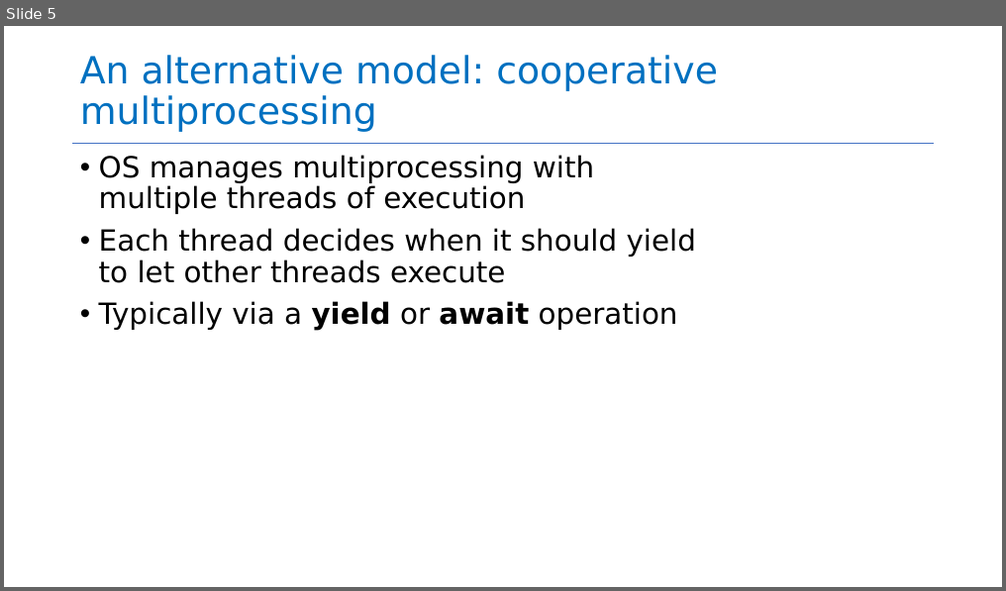
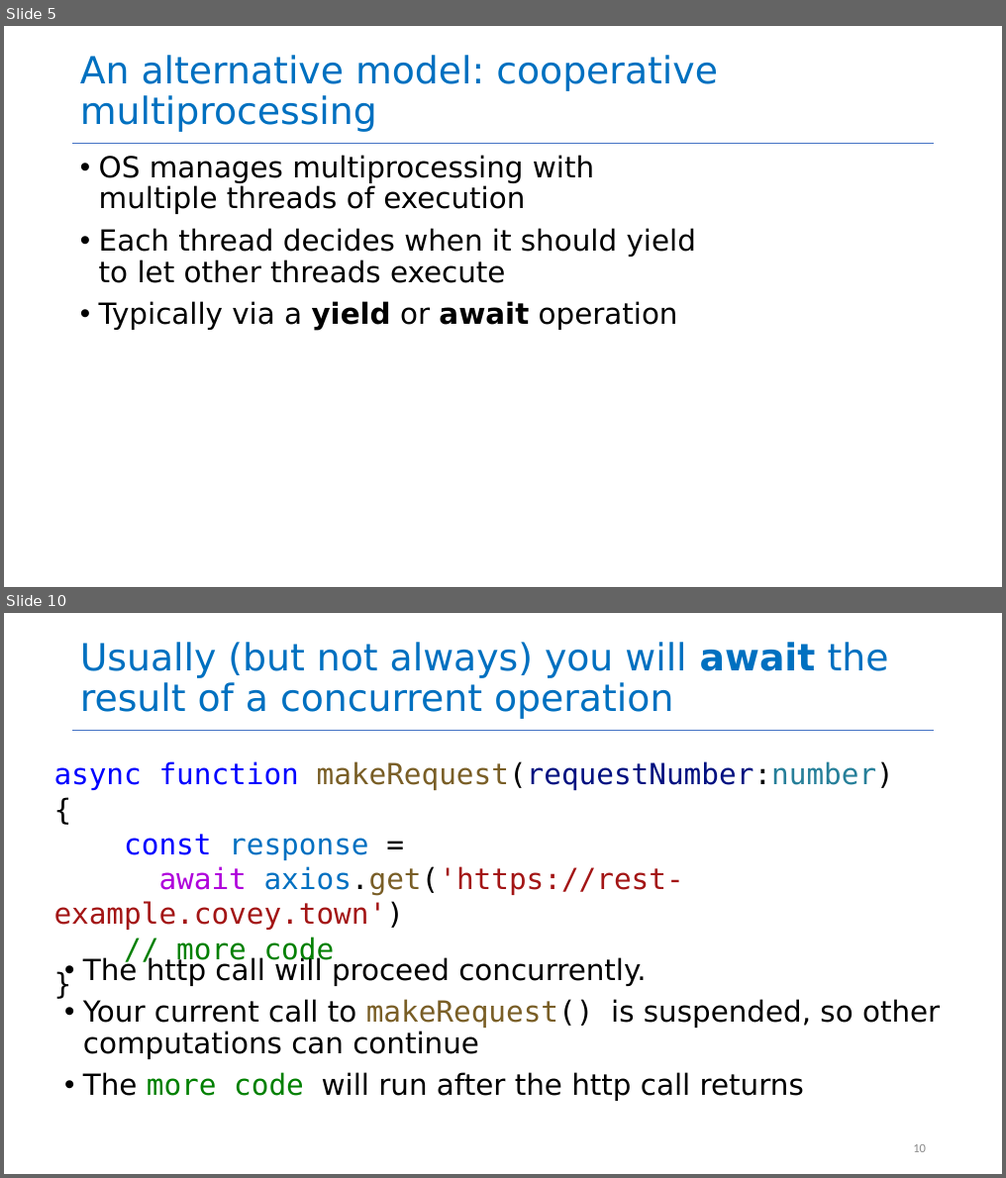
Before and after one commit to neu-se/CS4530-Fall-2022, a slide deck: Slides/Module 05 Concurrency Patterns in Typescript.pptx. Shown one above the other, each under a label of ours: slide 5 before the commit, slides 5 and 10 after it; the slides between them are not shown. The pictures are 1006x591 and 1006x1178 pixels, drawn with LibreOffice and Linux fonts; fonts in the diff are those of the drawing. Boxes give left, top, right and bottom in pixels: in the first picture for what was removed or moved away, otherwise in the second. Text is boxed around its words. In the diff, an @@ line names an element or a change of style, - is before the commit and + after.

Commit message:
added slides, examples, for M05

```diff
--- a/Slides/Module 05 Concurrency Patterns in Typescript.pptx
+++ b/Slides/Module 05 Concurrency Patterns in Typescript.pptx
@@ slide 10 added at [4,613,1002,1174], background #FFFFFF; not listed: 1 template element that a slide beside it also shows @@
@@ title added at [80,642,889,719], 36 pt, text #0070C0 @@
+Usually (but not always) you will await the result of a concurrent operation
@@ text added at [54,761,894,965], 28 pt, text #A31515 @@
+async function makeRequest(requestNumber:number) {
+const response =
+await axios.get('https://rest-example.covey.town')
+// more code
+}
@@ text added at [83,957,940,1101], 28 pt, text #000000 @@
+• The http call will proceed concurrently.
+• Your current call to makeRequest() is suspended, so other computations can continue
+• The more code will run after the http call returns
@@ page number added at [913,1145,926,1153], 12 pt, text #8C8C8C @@
+10
```
Also in this commit, not shown: 9 slides changed, 12 other slides added, 11 slides removed, 1 other file.
